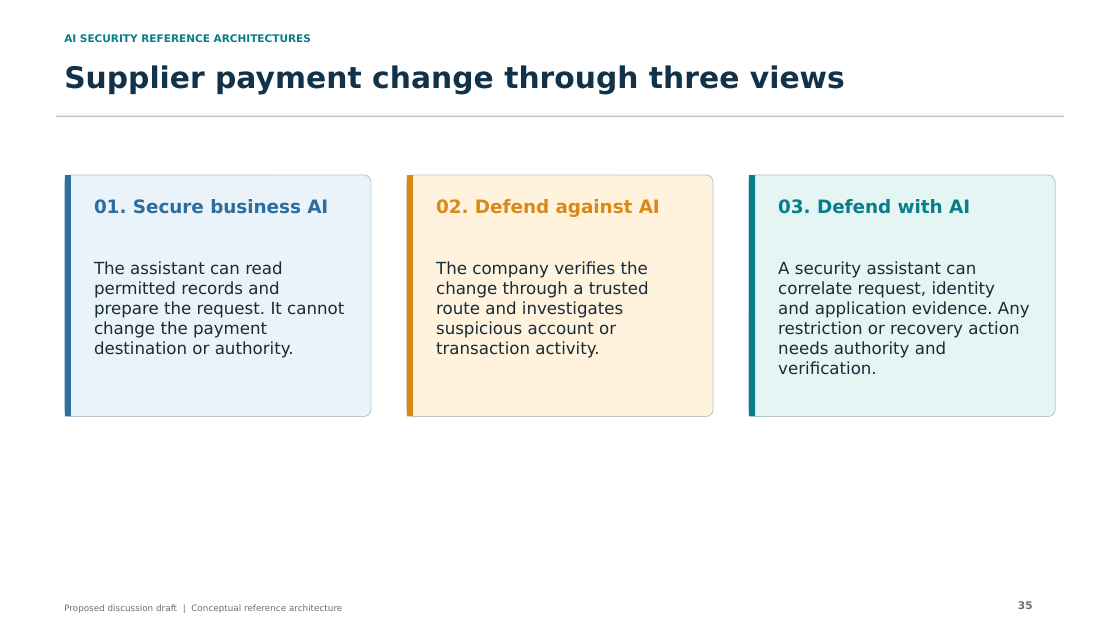
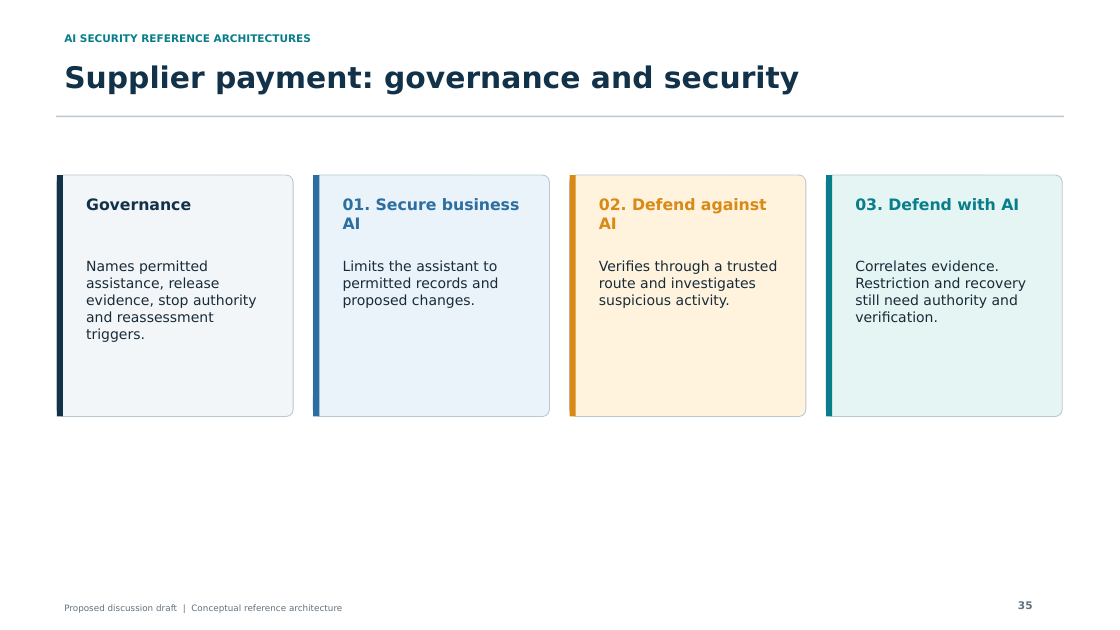
Before and after one commit to jessepike/ai-security-reference-architectures, a slide deck: slide 35 of public/downloads/ai-security-reference-architectures.pptx. Drawn at 1120x630 pixels with LibreOffice and Linux fonts; fonts in the diff are those of the drawing. Boxes give left, top, right and bottom in pixels: in the first picture for what was removed or moved away, otherwise in the second. Text is boxed around its words. In the diff, an @@ line names an element or a change of style, - is before the commit and + after.

Commit message:
feat: integrate governance into the AI security story

```diff
--- a/public/downloads/ai-security-reference-architectures.pptx
+++ b/public/downloads/ai-security-reference-architectures.pptx
@@ text at <box>64,65,799,94</box>: text changed @@
-Supplier payment change through three views
+Supplier payment: governance and security
@@ rectangle: place and size @@
-rectangle at <box>65,175,71,417</box>
+rectangle at <box>57,175,63,417</box>
@@ rectangle at <box>57,175,63,417</box>: fill #2C6E9F to #12324A @@
@@ rounded rectangle: place and size @@
-rounded rectangle at <box>65,175,371,417</box>
+rounded rectangle at <box>57,175,293,417</box>
@@ rounded rectangle at <box>57,175,293,417</box>: fill #E9F3F9 to #F3F6F8; proportions changed @@
@@ rounded rectangle added at <box>313,175,549,417</box>, fill #E9F3F9, outline #B9C7D1 0.75 pt @@
@@ rectangle added at <box>313,175,319,417</box>, fill #2C6E9F @@
@@ rounded rectangle at <box>570,175,806,417</box>: proportions changed @@
@@ rounded rectangle: place and size @@
-rounded rectangle at <box>407,175,713,417</box>
+rounded rectangle at <box>570,175,806,417</box>
@@ rectangle: place and size @@
-rectangle at <box>407,175,413,417</box>
+rectangle at <box>570,175,576,417</box>
@@ rounded rectangle: place and size @@
-rounded rectangle at <box>749,175,1056,417</box>
+rounded rectangle at <box>826,175,1062,417</box>
@@ rounded rectangle at <box>826,175,1062,417</box>: proportions changed @@
@@ rectangle: place and size @@
-rectangle at <box>749,175,755,417</box>
+rectangle at <box>826,175,832,417</box>
@@ text added at <box>86,198,191,211</box>, 13.5 pt, text #12324A, bold @@
+Governance
@@ size 15.8 to 13.5 pt in 3 elements at <box>855,198,1019,211</box>, <box>599,198,767,229</box>, <box>343,198,520,229</box> @@
@@ text "01. Secure business AI": place and size @@
-text "01. Secure business AI" at <box>94,199,328,214</box>
+text "01. Secure business AI" at <box>343,198,520,229</box>
@@ text "02. Defend against AI": place and size @@
-text "02. Defend against AI" at <box>436,199,660,217</box>
+text "02. Defend against AI" at <box>599,198,767,229</box>
@@ text "03. Defend with AI": place and size @@
-text "03. Defend with AI" at <box>778,199,970,214</box>
+text "03. Defend with AI" at <box>855,198,1019,211</box>
@@ text added at <box>86,260,257,342</box>, 12 pt, text #182B3A @@
+Names permitted assistance, release evidence, stop authority and reassessment triggers.
@@ text removed at <box>94,261,344,358</box> @@
-The assistant can read permitted records and prepare the request. It cannot change the payment destination or authority.
@@ text added at <box>343,260,498,308</box>, 12 pt, text #182B3A @@
+Limits the assistant to permitted records and proposed changes.
@@ text at <box>599,260,777,308</box>: text changed; size 14.2 to 12 pt @@
-The company verifies the change through a trusted route and investigates suspicious account or transaction activity.
+Verifies through a trusted route and investigates suspicious activity.
@@ text at <box>855,260,1026,322</box>: text changed; size 14.2 to 12 pt @@
-A security assistant can correlate request, identity and application evidence. Any restriction or recovery action needs authority and verification.
+Correlates evidence. Restriction and recovery still need authority and verification.
```
Also in this commit, not shown: 17 other slides changed, 23 other files.
